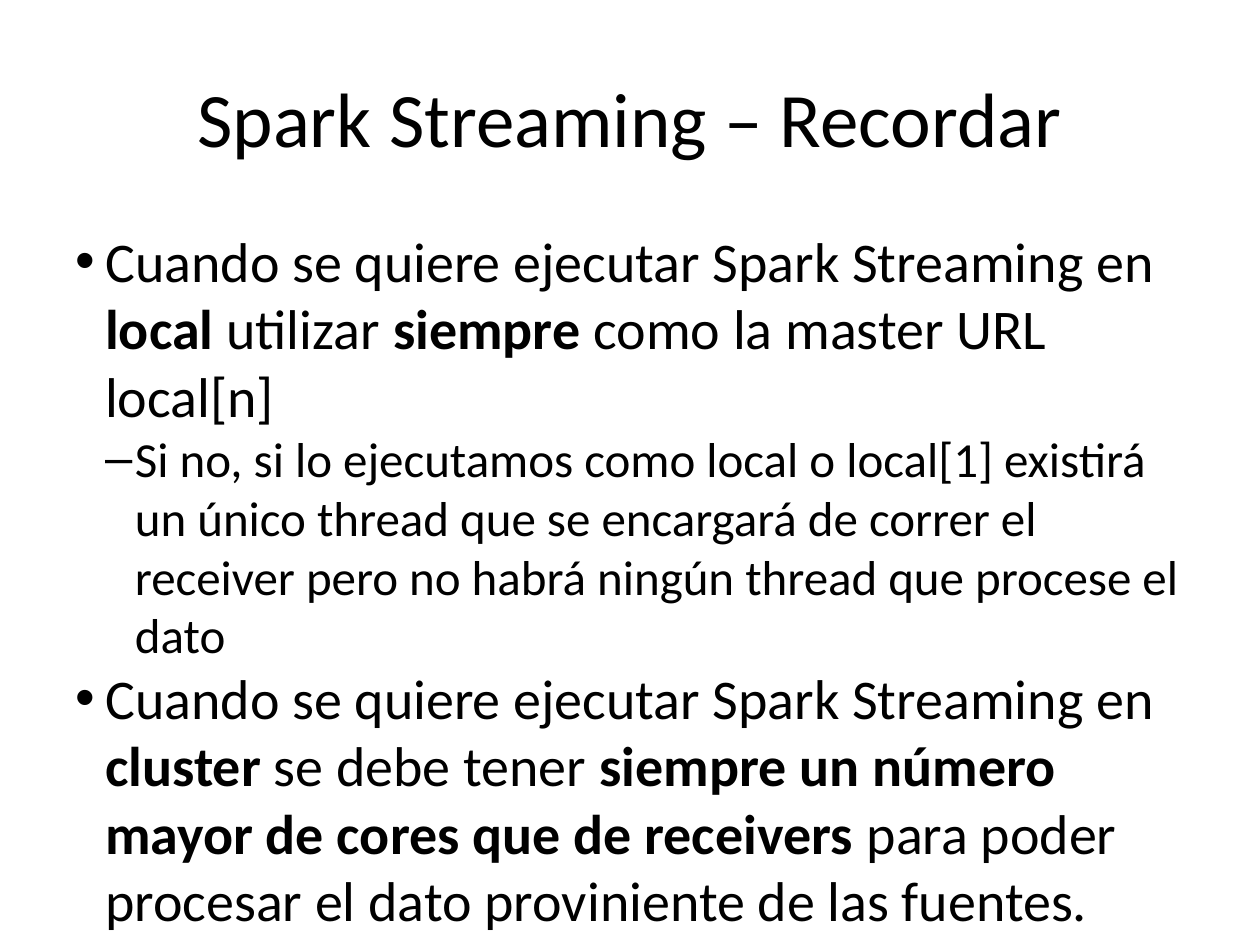
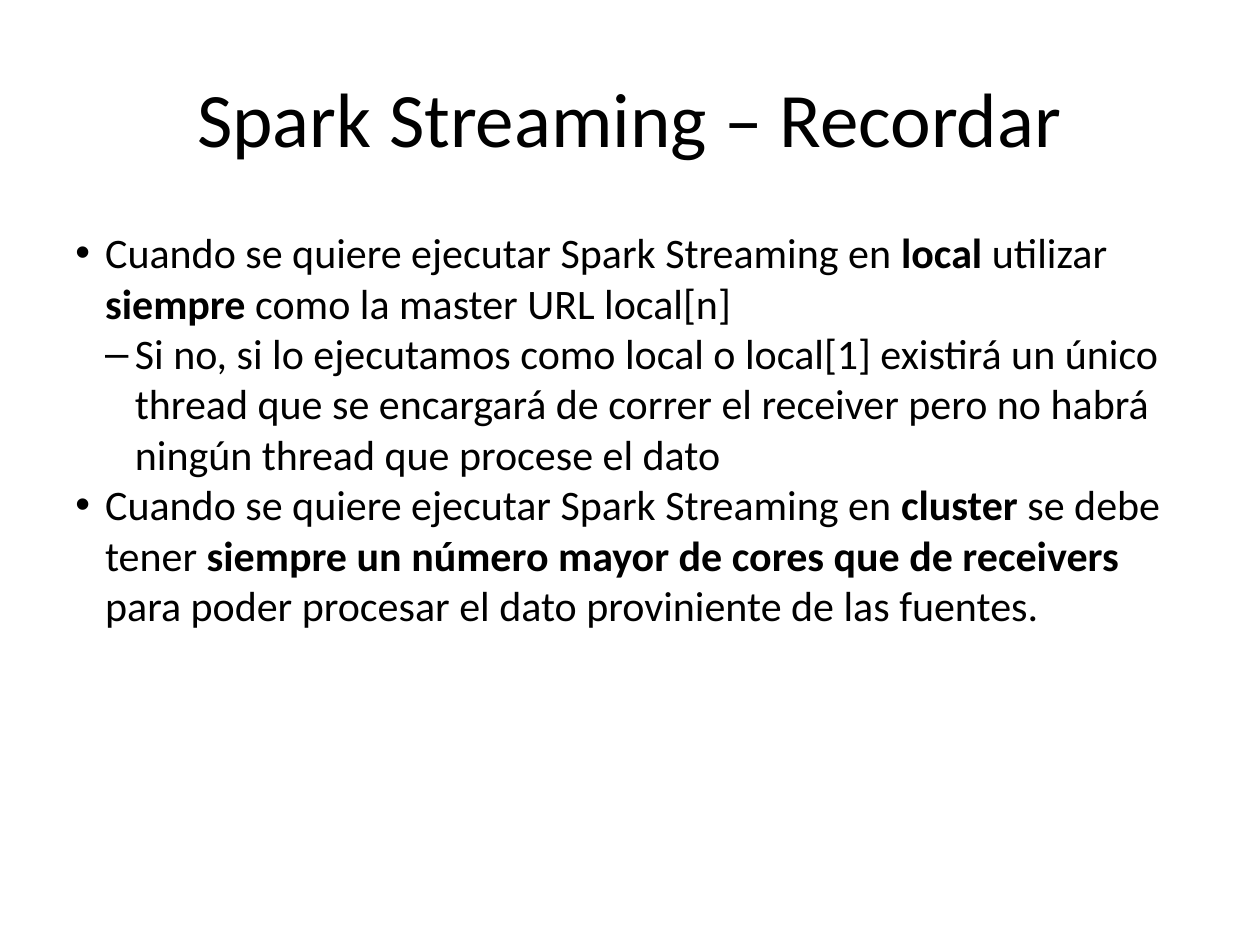
Before and after one commit to chicochica10/utad-spark-ml, a slide deck: slide 25 of apuntes-df-streaming/Spark Streaming.pptx. Drawn at 1260x945 pixels with LibreOffice and Linux fonts; fonts in the diff are those of the drawing. Boxes give left, top, right and bottom in pixels: in the first picture for what was removed or moved away, otherwise in the second. Text is boxed around its words. In the diff, an @@ line names an element or a change of style, - is before the commit and + after.

```diff
--- a/apuntes-df-streaming/Spark Streaming.pptx
+++ b/apuntes-df-streaming/Spark Streaming.pptx
@@ text "Cuando se quiere ejecutar Spark ..." at (105,238,1160,628): size 32 to 24 pt in "Cuando se quiere ejecutar Spark Streaming en ...", "Cuando se quiere ejecutar Spark Streaming en ..."; size 28 to 24 pt in "Si no, si lo ejecutamos como local ..." @@
```
Also in this commit, not shown: 31 other slides changed, 14 other files.
